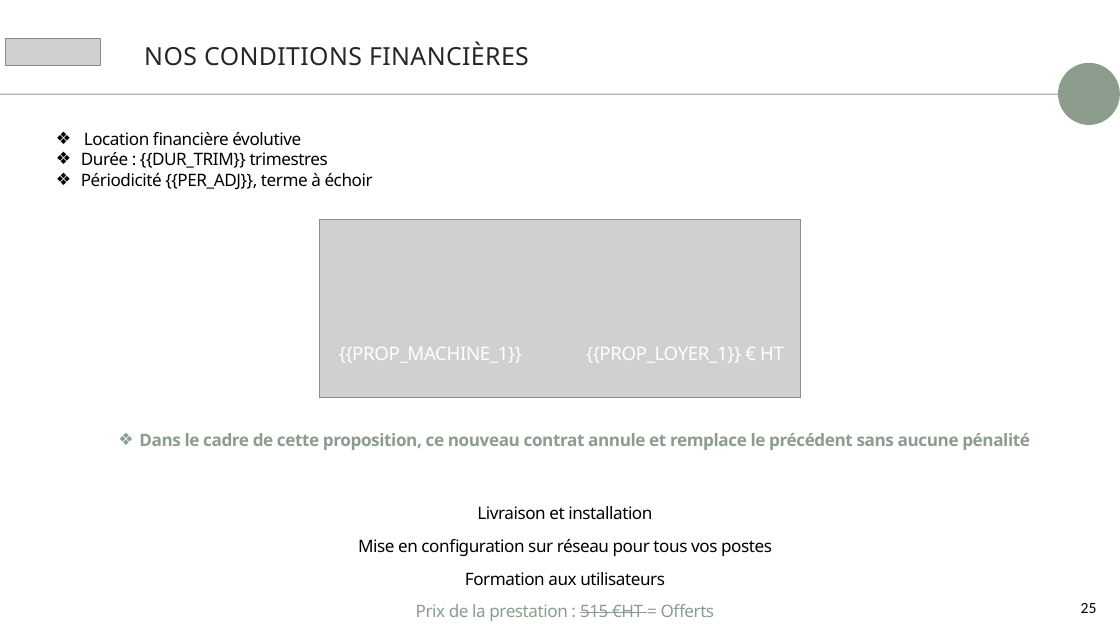
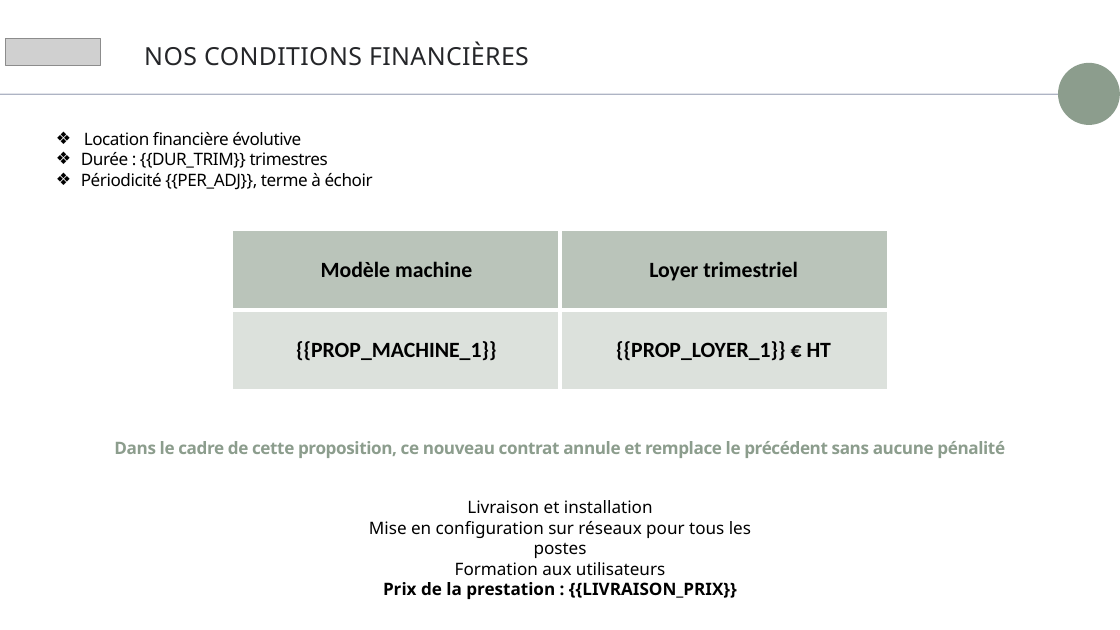
Before and after one commit to Mikael2655/levad-simulateur, a slide deck: slide 24 of assets/template.pptx (slide 25 before the commit). Drawn at 1120x630 pixels with LibreOffice and Linux fonts; fonts in the diff are those of the drawing; grey boxes stand for pictures; background and template pictures are left out. Boxes give left, top, right and bottom in pixels: in the first picture for what was removed or moved away, otherwise in the second. Text is boxed around its words. In the diff, an @@ line names an element or a change of style, - is before the commit and + after.

```diff
--- a/assets/template.pptx
+++ b/assets/template.pptx
@@ table added at [233,230,887,390], 2 rows, 2 columns @@
+Modèle machine | Loyer trimestriel
+{{PROP_MACHINE_1}} | {{PROP_LOYER_1}} € HT
@@ picture removed at [319,220,800,397] @@
@@ text removed at [339,347,522,363] @@
-{{PROP_MACHINE_1}}
@@ text removed at [586,347,784,363] @@
-{{PROP_LOYER_1}} € HT
@@ text removed at [484,366,896,383] @@
-55 €
@@ text "Dans le cadre de cette ...": place and size @@
-text "Dans le cadre de cette ..." at [139,433,1030,450]
+text "Dans le cadre de cette ..." at [114,441,1005,458]
@@ text "Dans le cadre de cette ..." at [114,441,1005,458]: bullet ❖ to none @@
@@ text "Livraison et installation": place and size @@
-text "Livraison et installation" at [358,506,772,621]
+text "Livraison et installation" at [369,500,751,599]
@@ text at [467,500,653,513]: letter spacing -0.6 to 0 pt in "Livraison et installation"; line spacing 42pt to 1 @@
@@ text at [369,521,751,599]: text changed @@
-Mise en configuration sur réseau pour tous vos postes
-Formation aux utilisateurs
-Prix de la prestation : 515 €HT = Offerts
+Mise en configuration sur réseaux pour tous les postes
+Formation aux utilisateurs
+Prix de la prestation : {{LIVRAISON_PRIX}}
@@ page number removed at [1081,603,1097,613] @@
-25
```
Also in this commit, not shown: 10 other slides changed, 1 slide removed, 7 other files.
